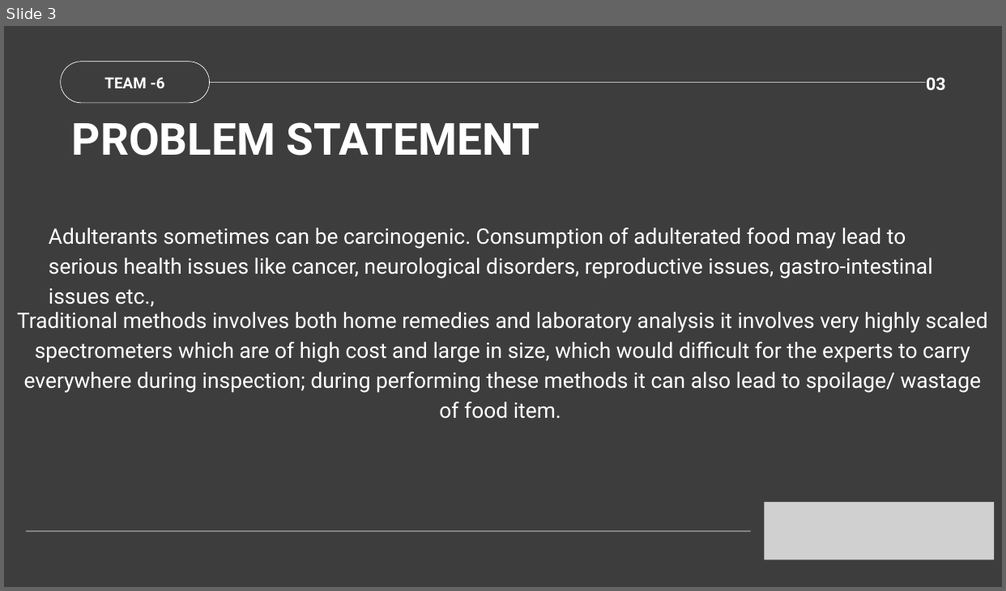
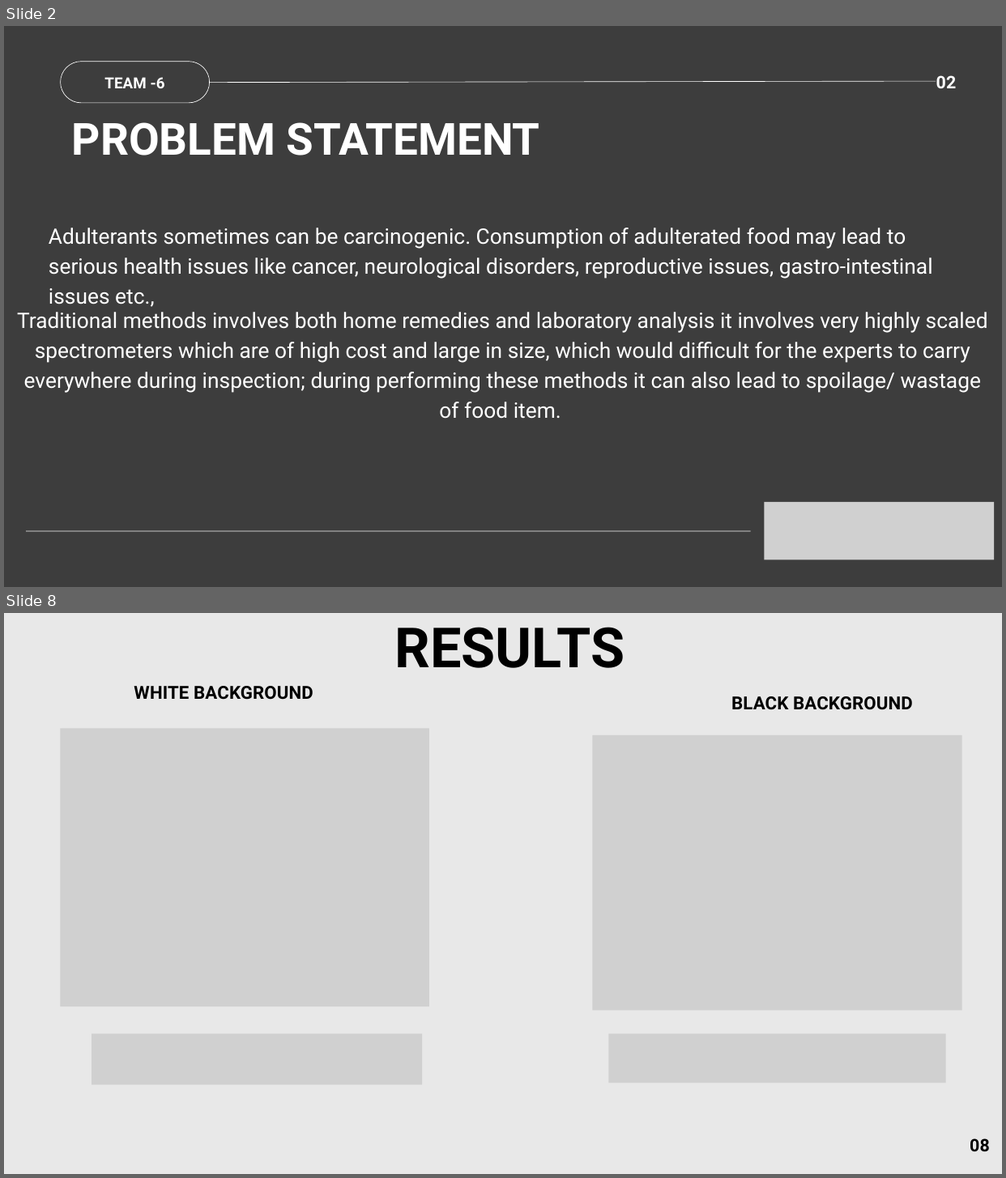
Before and after one commit to KV-a1/Analog-and-NN-CNN-GNN, a slide deck: TEAM - 6.pptx. Shown one above the other, each under a label of ours: slide 3 before the commit, slides 2 and 8 after it; the slides between them are not shown. The pictures are 1006x591 and 1006x1178 pixels, drawn with LibreOffice and Linux fonts; fonts in the diff are those of the drawing; grey boxes stand for pictures. Boxes give left, top, right and bottom in pixels: in the first picture for what was removed or moved away, otherwise in the second. Text is boxed around its words. In the diff, an @@ line names an element or a change of style, - is before the commit and + after.

```diff
--- a/TEAM - 6.pptx
+++ b/TEAM - 6.pptx
@@ slide 8 added at <box>4,613,1002,1174</box>, background #E8E8E8 @@
@@ text added at <box>395,627,624,668</box>, 80 pt, text #000000, bold @@
+RESULTS
@@ text added at <box>134,686,313,700</box>, 26 pt, text #000000, bold @@
+WHITE BACKGROUND
@@ text added at <box>731,696,913,710</box>, 26 pt, text #000000, bold @@
+BLACK BACKGROUND
@@ picture added at <box>60,728,429,1007</box> @@
@@ picture added at <box>592,735,962,1010</box> @@
@@ picture added at <box>91,1033,422,1084</box> @@
@@ picture added at <box>608,1033,945,1083</box> @@
@@ text added at <box>970,1139,990,1152</box>, 25 pt, text #000000, bold @@
+08
@@ what was slide 3 is now slide 2 @@
@@ slide 2 changed as well @@
@@ line moved from (210, 83) - (926, 83) to (210, 83) - (936, 81) @@
@@ text at <box>936,75,957,88</box>: text changed @@
-03
+02
```
Also in this commit, not shown: 3 other slides changed, 5 other slides added, 10 slides removed.
